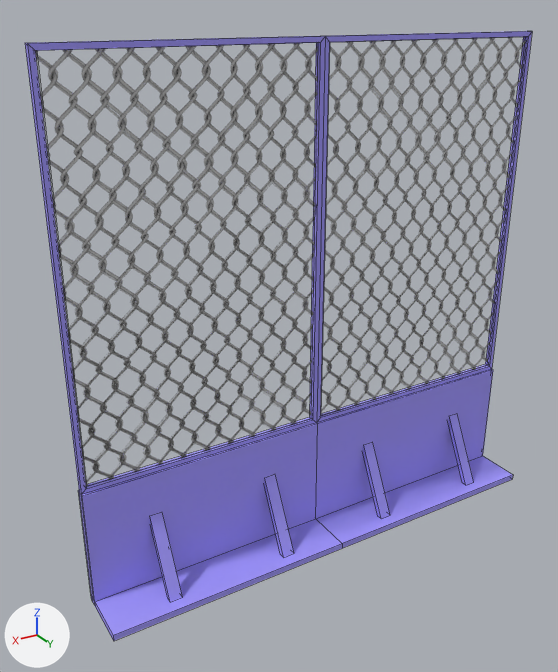
Before and after pictures for a commit that changed the FBX model Gravity Puzzle Game/Assets/Art/Models/Props Models/Fence_02_Straight.FBX.
Both versions are drawn from a 50 mm lens placed at (3.17, 4.7, 4.2), pointed at (0.37, 0.04, 1.87). Lighting does not change. The marker at lower left points along +X, +Y and +Z. Mesh edges are drawn as thin lines. Where no turn or scale is listed for an object, it has been applied to the vertices. Vertices at the same position are counted once.

Names of what the first picture shows: 'Fence_02_Straight'.
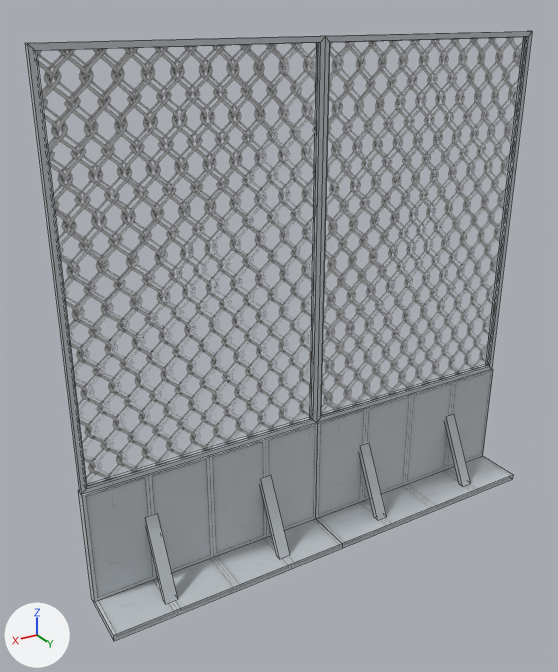
Edits to the bpy script that builds the scene:
```text
Add img_metalplates_01_basecolor_png:
    img_metalplates_01_basecolor_png = load_image('MetalPlates_01_basecolor.png', '../../Textures/Tilable Textures/MetalPlates_01_basecolor.png', 1024, 1024, 'sRGB')
Add mat_21___default:
    mat_21___default = principled_material('21 - Default')
    mat_21___default.texture = img_metalplates_01_basecolor_png  # with its transparency
    mat_21___default.roughness = 0.859
Change me_mesh:
    used by ob_fence_02_straight; location = (0.0, 0.0, 0.0)
    remove me_mesh.from_pydata(...)  # 128 vertices, 108 faces; spans x -2.0..2.0, y -0.05..0.45, z 0.0..4.0
    add me_mesh.from_pydata(...)  # 104 vertices, 70 faces; spans x -2.0..2.0, y -0.05..0.45, z 0.0..4.0
    me_mesh part 1: the loose piece of 8 vertices spanning x 1.41..1.51, y -0.01..0.34, z 0.05..0.65 is rebuilt with 8 vertices and now spans x 1.45..1.55, y -0.01..0.34, z 0.05..0.65, in mat_21___default (picture img_metalplates_01_basecolor_png)
    me_mesh part 2: the loose piece of 8 vertices spanning x -1.59..-1.49, y 0.0..0.35, z 0.05..0.65 is rebuilt with 8 vertices and now spans x -1.55..-1.45, y 0.0..0.35, z 0.05..0.65, in mat_21___default (picture img_metalplates_01_basecolor_png)
    me_mesh part 3: the loose piece of 8 vertices spanning x 0.41..0.51, y -0.01..0.34, z 0.05..0.65 is rebuilt with 8 vertices and now spans x 0.45..0.55, y -0.01..0.34, z 0.05..0.65, in mat_21___default (picture img_metalplates_01_basecolor_png)
    me_mesh part 4: the loose piece of 8 vertices spanning x -0.59..-0.49, y 0.0..0.35, z 0.05..0.65 is rebuilt with 8 vertices and now spans x -0.55..-0.45, y 0.0..0.35, z 0.05..0.65, in mat_21___default (picture img_metalplates_01_basecolor_png)
    me_mesh part 5
    24 vertices are removed from x -2.0..2.0, y -0.05..0.05, z 0.0..0.05
    44 faces are deleted
    14 new faces join them, mat_21___default (picture img_metalplates_01_basecolor_png)
    me_mesh part 6: 40 kept faces spanning x -2.0..2.0, y -0.03..0.45, z 0.0..4.0 get new texture (UV) coordinates
    me_mesh part 7: 36 faces spanning x -2.0..2.0, y -0.03..0.45, z 0.0..4.0 switch from mat_07___default (blue #a39aff) to mat_21___default (picture img_metalplates_01_basecolor_png)
```

Boxes (x1, y1, x2, y2) around the edits, measured in the pictures (558 x 672 px):
part 1 of me_mesh, rebuilt
    before: (150, 512, 182, 602)
    after: (145, 513, 178, 604)
part 2 of me_mesh, rebuilt
    before: (449, 413, 474, 485)
    after: (446, 414, 471, 486)
part 3 of me_mesh, rebuilt
    before: (265, 474, 294, 557)
    after: (261, 476, 290, 559)
part 4 of me_mesh, rebuilt
    before: (363, 442, 390, 519)
    after: (360, 443, 387, 520)
part 5 of me_mesh, cut back
    both: (78, 369, 492, 641)
part 6 of me_mesh, surface changed
    both: (37, 37, 526, 486)
part 7 of me_mesh, recoloured (blue to grey)
    both: (25, 31, 532, 641)
